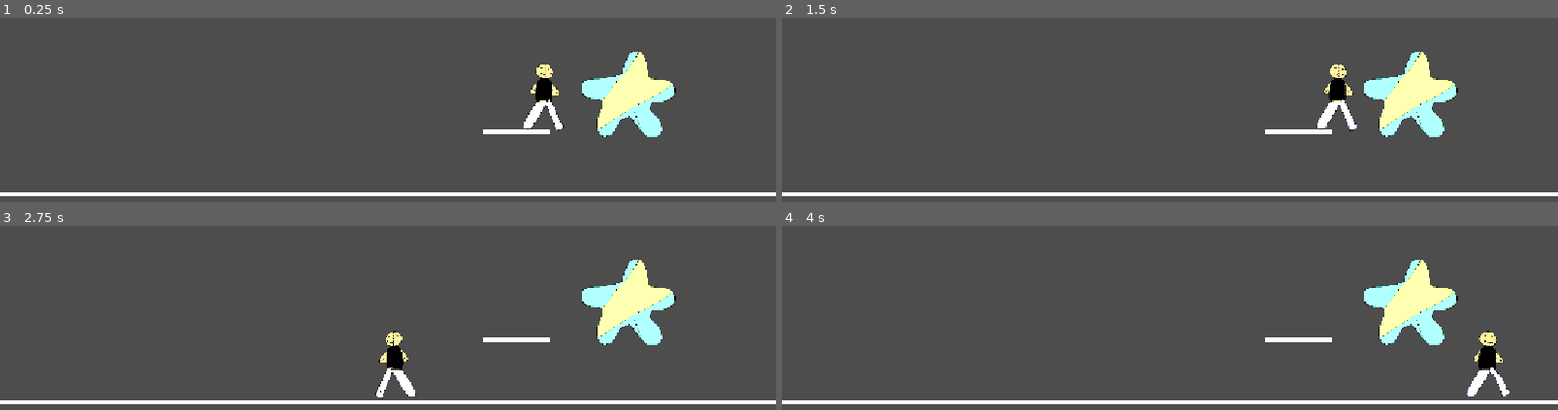
Above: before the commit, frames 1-4 (two rows, left to right).
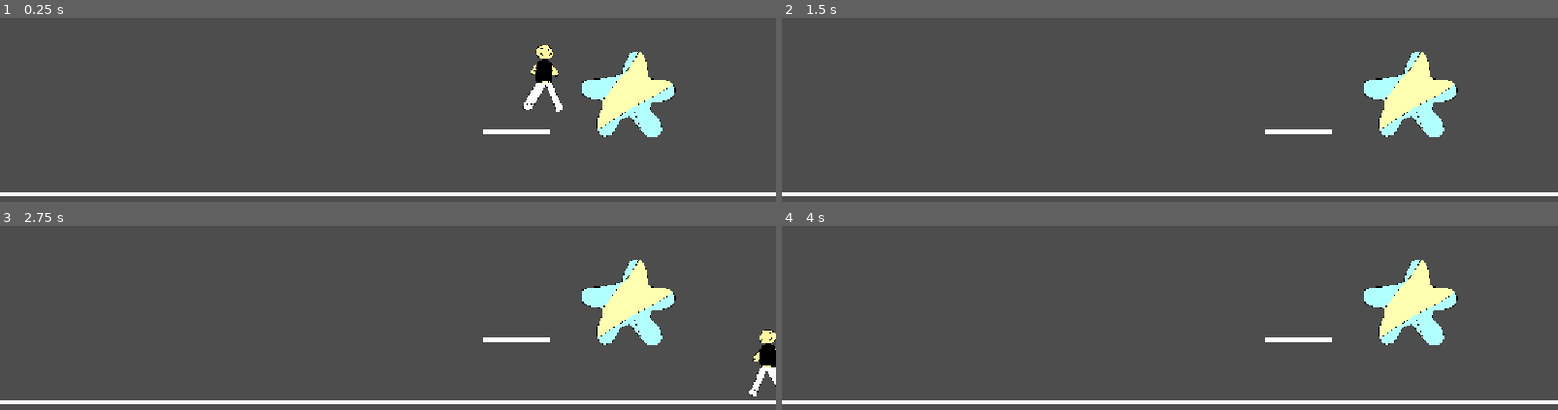
Above: after the commit, the same moments.

Repository: 0xShawnAdams/JarofPaperStarlight
Game: Godot game, scene res://main.tscn
Two runs of this game, one before a commit and one after it. Both use one fixed random seed, a clock stepped at 60 frames per second and the inputs below.
Inputs:
- Up to frame 1 (0.25 s): no input
- Up to frame 2 (1.5 s): hold Right (move_right) from 0.53 s (still down); tap Up (move_up) at 0.77 s
- Up to frame 3 (2.75 s): tap Up (move_up) at 1.52 s; tap Enter at 2 s; release Right (move_right) at 2.03 s; hold Left (move_left) from 2.03 s (still down)
- Up to frame 4 (4 s): release Left (move_left) at 2.78 s; hold Right (move_right) from 2.78 s (still down); tap Up (move_up) at 3.02, 3.77 s

The runs differ from the first frame. In frame 1, 1.4% of the frame differs, in the area x 67-87%, y 14-65%; in frame 2, 1.0%; in frame 3, 1.6%, in the area x 48-100%, y 18-95%; in frame 4, 1.0%.

Commit message:
sync push

Diff:
--- /dev/null
+++ b/jarofpaperstarlight/Scenes/Levels/TestLevel.tscn
@@ -0,0 +1,9 @@
+[gd_scene load_steps=2 format=3 uid="uid://daagploownaed"]
+
+[sub_resource type="TileSet" id="TileSet_pg1hx"]
+
+[node name="TestLevel" type="Node2D"]
+
+[node name="TileMap" type="TileMap" parent="."]
+tile_set = SubResource("TileSet_pg1hx")
+format = 2
--- a/jarofpaperstarlight/Scripts/player.gd
+++ b/jarofpaperstarlight/Scripts/player.gd
@@ -69,7 +69,6 @@
 	position = position.clamp(Vector2.ZERO, screen_size)
 
 
-
 func start(pos):
 	position = pos
 	show()
--- a/jarofpaperstarlight/main.gd
+++ b/jarofpaperstarlight/main.gd
@@ -1,12 +1,17 @@
 extends Node
 var score = 0;
+var screen_size # Size of the game window.
 
 func _ready():
 	new_game()
-
+	#screen_size = get_viewport_rect().size
 
 func new_game():
 	score = 0
 	$Player.start($StartPosition.position)
 	#$Player.start()
 	#$StartTimer.start()
+
+#func _process(delta: float):#
+	#if ($Player.transform.x > screen_size):
+	#	$CameraPivot.position.x += 1000;
--- a/jarofpaperstarlight/player.tscn
+++ b/jarofpaperstarlight/player.tscn
@@ -4,10 +4,6 @@
 [ext_resource type="Texture2D" uid="uid://cnm3fgjv0nhjj" path="res://Art/sprite_0.png" id="1_i3pqv"]
 [ext_resource type="Texture2D" uid="uid://dfb08jodvtpc8" path="res://Art/sprite_2.png" id="2_hqtel"]
 [ext_resource type="Texture2D" uid="uid://rdmfpt0htkek" path="res://Art/sprite_1.png" id="3_sweqy"]
-
-[sub_resource type="CapsuleShape2D" id="CapsuleShape2D_1jxqw"]
-radius = 18.0
-height = 77.7713
 
 [sub_resource type="SpriteFrames" id="SpriteFrames_2hs0m"]
 animations = [{
@@ -37,16 +33,21 @@
 "speed": 5.0
 }]
 
-[node name="CharacterBody2D" type="CharacterBody2D"]
+[sub_resource type="CapsuleShape2D" id="CapsuleShape2D_1jxqw"]
+radius = 18.0
+height = 77.7713
+
+[node name="Player" type="CharacterBody2D"]
 script = ExtResource("1_hqtel")
 
-[node name="CollisionShape2D" type="CollisionShape2D" parent="."]
-position = Vector2(-9, 12)
-scale = Vector2(1, 1.28582)
-shape = SubResource("CapsuleShape2D_1jxqw")
-
 [node name="AnimatedSprite2D" type="AnimatedSprite2D" parent="."]
+position = Vector2(0, -61)
 scale = Vector2(0.5, 0.5)
 sprite_frames = SubResource("SpriteFrames_2hs0m")
 animation = &"Walk"
 frame_progress = 0.281852
+
+[node name="CollisionShape2D" type="CollisionShape2D" parent="."]
+position = Vector2(-10, -50)
+scale = Vector2(2.42526, 1.38107)
+shape = SubResource("CapsuleShape2D_1jxqw")
--- a/jarofpaperstarlight/project.godot
+++ b/jarofpaperstarlight/project.godot
@@ -51,5 +51,6 @@
 
 [rendering]
 
+textures/canvas_textures/default_texture_filter=0
 renderer/rendering_method="gl_compatibility"
 renderer/rendering_method.mobile="gl_compatibility"
Not shown, added: jarofpaperstarlight/Art/Jar/IMG_0399.png.import
Not shown, added: jarofpaperstarlight/Art/Jar/IMG_0400.png.import
Not shown, added: jarofpaperstarlight/Art/Jar/IMG_0401.png.import
Not shown, added: jarofpaperstarlight/Art/Jar/IMG_0402.png.import
Not shown, added: jarofpaperstarlight/Art/Sword/IMG_0397.png.import
Not shown, added: jarofpaperstarlight/Art/desk concepts.png.import
Not shown, added: jarofpaperstarlight/main.tscn8894707993.tmp
